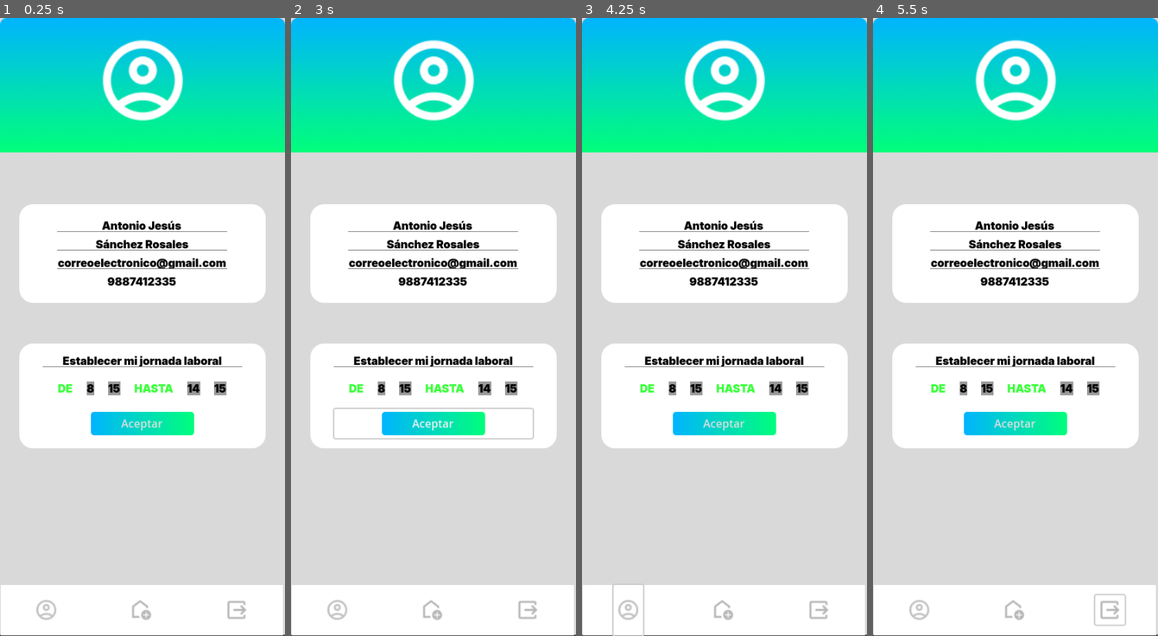
Above: before the commit, frames 1-4 (left to right).
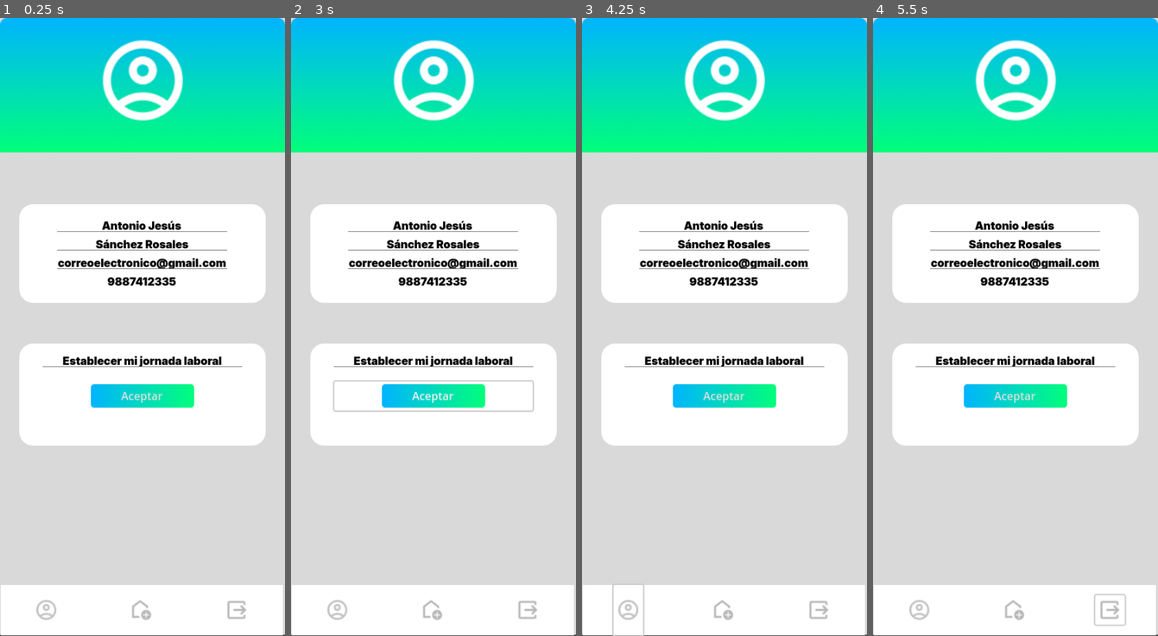
Above: after the commit, the same moments.

Repository: rteijeiro/godotime
Game: Godot game, scene res://Scenes/profile.tscn
The game is run twice, just before and just after one commit, with the same random seed, the same clock (stepped at 60 frames per second) and the same inputs. The project has no main scene, so this scene is started directly.
Inputs (mouse positions are in pixels of both pictures, inside the frame that each line leads up to):
- Up to frame 1 (0.25 s): no input
- Up to frame 2 (3 s): click (336, 611) at 0.5 s; click (433, 611) at 1.25 s; click (527, 611) at 2 s; click "Aceptar" at 2.75 s
- Up to frame 3 (4.25 s): click (627, 611) at 3.5 s
- Up to frame 4 (5.5 s): click (1015, 611) at 4.25 s; click (1109, 611) at 5 s

The runs differ from the first frame. In frame 1, 3.5% of the frame differs, in the area x 6-94%, y 58-70%; in frame 2, 4.1%; in frame 3, 3.5%; in frame 4, 3.5%.

Commit message:
Eliminadas las horas y minutos

Diff:
--- a/Scenes/profile.tscn
+++ b/Scenes/profile.tscn
@@ -6,8 +6,6 @@
 [ext_resource type="Texture2D" uid="uid://cqvqqrtj7p7io" path="res://Images/add_home.png" id="3_72p7h"]
 [ext_resource type="Texture2D" uid="uid://c6r2xhwl5uqxj" path="res://Images/output.png" id="4_08n8a"]
 [ext_resource type="Theme" uid="uid://rbka8ln1mf75" path="res://resources/defaultTheme.tres" id="5_akp77"]
-[ext_resource type="Theme" uid="uid://mbjxja2oisw3" path="res://resources/greenTheme.tres" id="6_8ioup"]
-[ext_resource type="Theme" uid="uid://pa7a5olww6a1" path="res://resources/blockTheme.tres" id="7_jt5ro"]
 
 [sub_resource type="StyleBoxFlat" id="StyleBoxFlat_wkjxg"]
 bg_color = Color(1, 1, 1, 1)
@@ -203,41 +201,6 @@
 grow_horizontal = 2
 grow_vertical = 0
 
-[node name="HBoxContainer" type="HBoxContainer" parent="PanelContainer2/MarginContainer/VBoxContainer"]
-layout_mode = 2
-theme_override_constants/separation = 20
-alignment = 1
-
-[node name="De" type="Label" parent="PanelContainer2/MarginContainer/VBoxContainer/HBoxContainer"]
-layout_mode = 2
-theme = ExtResource("6_8ioup")
-text = "DE"
-
-[node name="8" type="Label" parent="PanelContainer2/MarginContainer/VBoxContainer/HBoxContainer"]
-layout_mode = 2
-theme = ExtResource("7_jt5ro")
-text = "8"
-
-[node name="15" type="Label" parent="PanelContainer2/MarginContainer/VBoxContainer/HBoxContainer"]
-layout_mode = 2
-theme = ExtResource("7_jt5ro")
-text = "15"
-
-[node name="Hasta" type="Label" parent="PanelContainer2/MarginContainer/VBoxContainer/HBoxContainer"]
-layout_mode = 2
-theme = ExtResource("6_8ioup")
-text = "HASTA"
-
-[node name="14" type="Label" parent="PanelContainer2/MarginContainer/VBoxContainer/HBoxContainer"]
-layout_mode = 2
-theme = ExtResource("7_jt5ro")
-text = "14"
-
-[node name="16" type="Label" parent="PanelContainer2/MarginContainer/VBoxContainer/HBoxContainer"]
-layout_mode = 2
-theme = ExtResource("7_jt5ro")
-text = "15"
-
 [node name="Accept" type="Button" parent="PanelContainer2/MarginContainer/VBoxContainer"]
 layout_mode = 2
 theme = ExtResource("5_akp77")
Not shown: 1 places in Scenes/profile.tscn that only renumber resources
